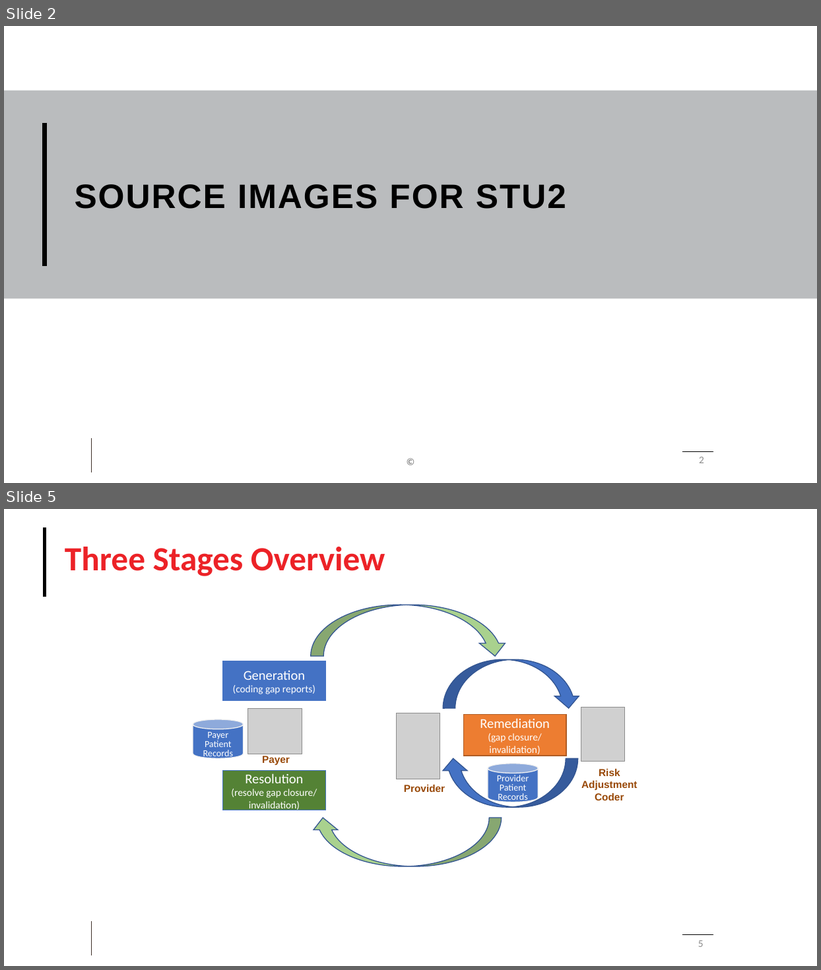
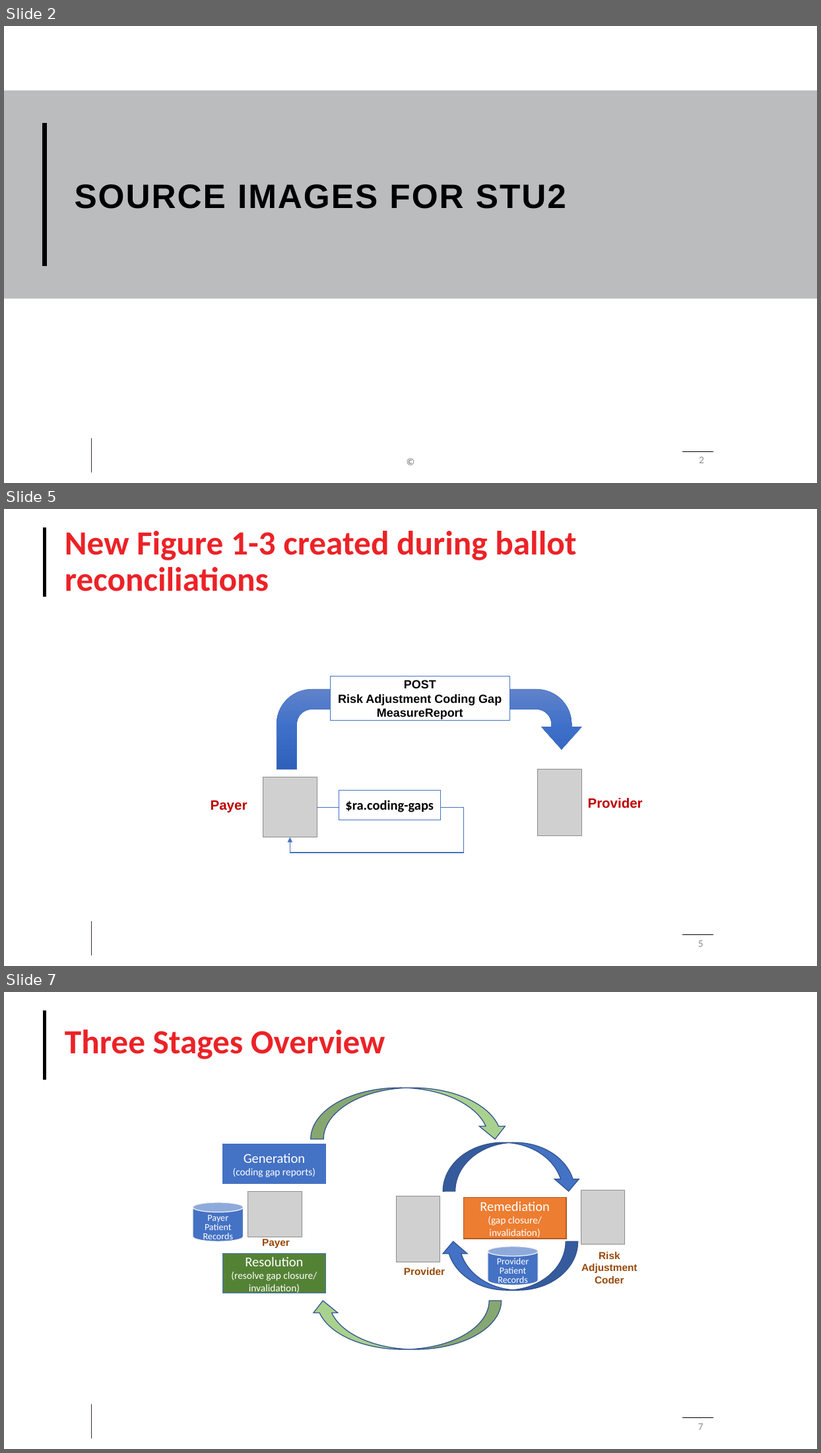
Before and after one commit to HL7/davinci-ra, a slide deck: input/images/Source/Risk Adjustment Images.pptx. Shown one above the other, each under a label of ours: slides 2 and 5 before the commit, slides 2, 5 and 7 after it; the slides between them are not shown. The pictures are 821x970 and 821x1453 pixels, drawn with LibreOffice and Linux fonts; fonts in the diff are those of the drawing; grey boxes stand for pictures; background and template pictures are left out. Boxes give left, top, right and bottom in pixels: in the first picture for what was removed or moved away, otherwise in the second. Text is boxed around its words. In the diff, an @@ line names an element or a change of style, - is before the commit and + after.

Commit message:
renamed "cc-gaps" to "coding-gaps" across the IG updated images changed from Risk Adjustment Coding Gap Report to Risk Adjustment Coding Gap MeasureReport when refer to profile added missing link-list.md inclusion to report-generation page

```diff
--- a/input/images/Source/Risk Adjustment Images.pptx
+++ b/input/images/Source/Risk Adjustment Images.pptx
@@ slide 5 added at [4,509,817,966], background #FFFFFF; not listed: 3 template elements that a slide beside it also shows @@
@@ title added at [65,531,576,591], 40 pt, text #EC2227, bold @@
+New Figure 1-3 created during ballot reconciliations
@@ rectangle added at [330,676,510,720], fill #FFFFFF, outline #4472C4 0.5 pt, 14 pt, text #000000, bold @@
+POST
+Risk Adjustment Coding Gap MeasureReport
@@ uturn arrow added at [277,690,582,770], fill gradient #6183CB to #3E70CA to #3062BB, outline #4472C4 0.5 pt @@
@@ picture added at [263,778,318,837] @@
@@ picture added at [538,770,582,836] @@
@@ text added at [211,801,248,813], 16 pt, text #C00000, bold @@
+Payer
@@ rectangle added at [339,791,440,820], fill #FFFFFF, outline #4472C4 0.5 pt, 16 pt, text #000000, bold @@
+$ra.coding-gaps
@@ text added at [588,798,643,809], 16 pt, text #C00000, bold @@
+Provider
@@ elbow arrow added from (318, 808) to (290, 838), #4472C4 1 pt @@
@@ page number added at [698,941,704,947], 12 pt, text #8C8C8C @@
+5
@@ what was slide 5 is now slide 7 @@
@@ page number at [698,1424,704,1430]: text changed @@
-5
+7
```
Also in this commit, not shown: 2 slides changed, 1 other slide added, 23 other files.
